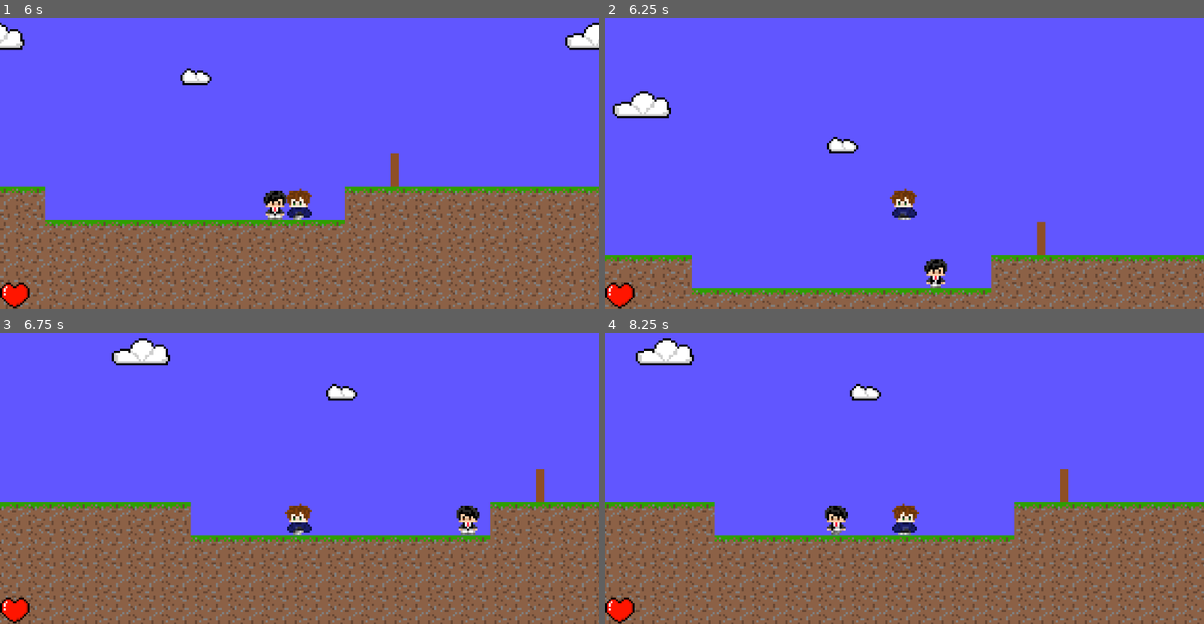
Above: before the commit, frames 1-4 (two rows, left to right).
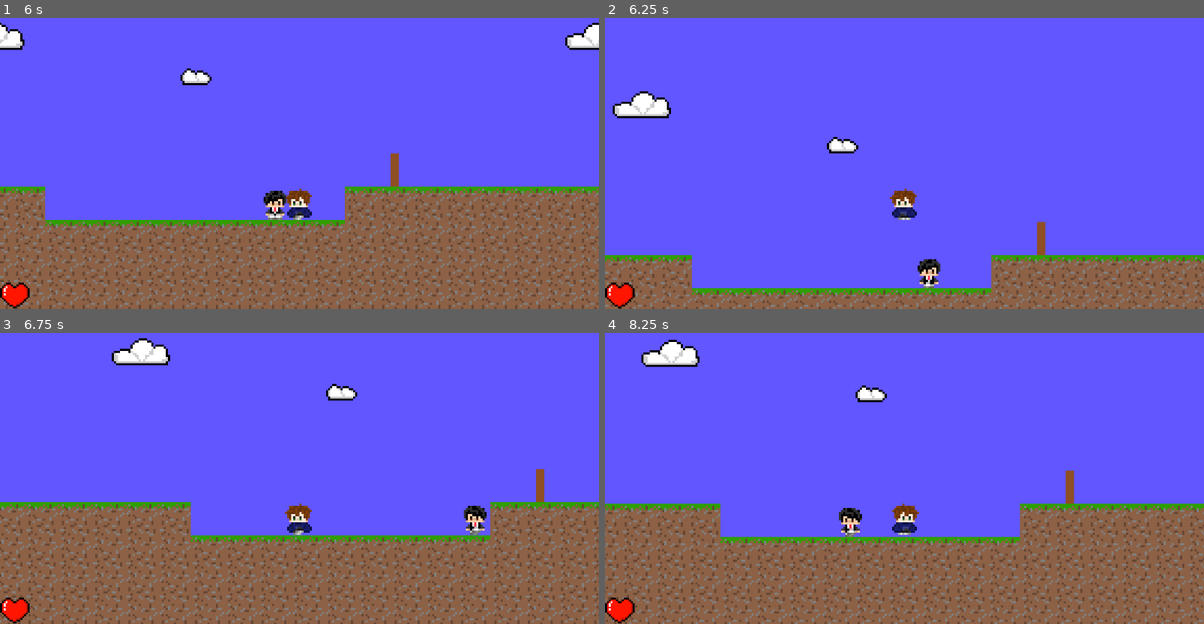
Above: after the commit, the same moments.

Repository: Trismania/htx-the-game
Game: Godot game, scene res://scenes/main.tscn
Same seed, same stepped clock (60 frames per second), same inputs: the game is played once before the commit and once after it.
Inputs:
- Up to frame 1 (6 s): hold D (move_right) 0.53-2.03 s; tap Space (jump) at 0.77, 1.52, 3.02, 3.77, 4.52 s; hold A (move_left) 2.03-2.78 s; hold D (move_right) 2.78-4.28 s; hold A (move_left) 4.28-5.03 s; hold D (move_right) 5.03-5.78 s; hold A (move_left) from 5.78 s (still down)
- Up to frame 2 (6.25 s): keep holding A (move_left); tap Space (jump) at 6.02 s
- Up to frame 3 (6.75 s): keep holding A (move_left)
- Up to frame 4 (8.25 s): tap Space (jump) at 6.77, 7.52 s; release A (move_left) at 7.28 s; hold D (move_right) from 7.28 s (still down)

Frame 1 is identical in both runs. In frame 2, 0.3% of the frame differs, in the area x 52-58%, y 82-94%; in frame 3, 0.4%; in frame 4, 15%, in the area x 0-100%, y 1-100%.

Commit message:
Sunday morning

Diff:
--- a/scenes/hhx.tscn
+++ b/scenes/hhx.tscn
@@ -115,5 +115,6 @@
 target_position = Vector2(7, 0)
 
 [node name="AttackTimer" type="Timer" parent="."]
+one_shot = true
 
 [connection signal="timeout" from="AttackTimer" to="." method="_on_attack_timer_timeout"]
--- a/scripts/hhx.gd
+++ b/scripts/hhx.gd
@@ -6,6 +6,7 @@
 var attack_duration = 1.0  # Time to stay in attack mode
 var is_attacking = false  # To prevent multiple attacks
 const ATTACK_RANGE = 16  # 16 pixels or 1 tile
+var has_hit_player = false  # Ensure player is hit only once per attack
 
 @onready var ray_cast_left: RayCast2D = $RayCastLeft
 @onready var ray_cast_right: RayCast2D = $RayCastRight
@@ -18,11 +19,8 @@
 const GROUP_WALL = "walls"
 const GROUP_PLAYER = "players"
 
-
-
 func _physics_process(delta: float) -> void:
 	if state == "walking":
-
 		# Gravity
 		if not is_on_floor():
 			velocity += get_gravity() * delta
@@ -52,7 +50,7 @@
 	if facing_right == true:
 		animated_sprite_2d.flip_h = true
 		speed = 50
-	elif facing_right == false:
+	else:
 		animated_sprite_2d.flip_h = false
 		speed = -50
 
@@ -60,8 +58,8 @@
 	# Switch to attacking state
 	is_attacking = true  # Lock further attacks
 	state = "attacking"
-	animated_sprite_2d.play("attack")  # Optionally play attack animationa
-
+	animated_sprite_2d.play("attack")  # Optionally play attack animation
+	has_hit_player = false  # Reset hit flag for new attack cycle
 
 	# Only start the attack timer if it is not already running
 	if attack_timer.is_stopped():
@@ -69,9 +67,11 @@
 		print("attack started")
 
 func _on_attack_timer_timeout() -> void:
-	if is_player_in_range():
-		healthbar.get_hurt()
-		print("Damage taken ")
+	# Ensure damage is applied only once per attack cycle
+	if is_player_in_range() and not has_hit_player:
+		healthbar.get_hurt()  # Call the player's get_hurt() function
+		has_hit_player = true  # Ensure the player is hit only once
+		print("Player hit!")
 
 	# Attack is over, go back to walking
 	state = "walking"
@@ -80,6 +80,6 @@
 	print("attack finished")
 
 func is_player_in_range() -> bool:
-	 # Calculate the distance between the enemy and the player
+	# Calculate the distance between the enemy and the player
 	var distance = position.distance_to(player.position)
 	return distance <= ATTACK_RANGE  # Check if within attack range
Binary file added: assets/betterLevelTextures.png
Not shown, added: assets/betterLevelTextures.png.import
